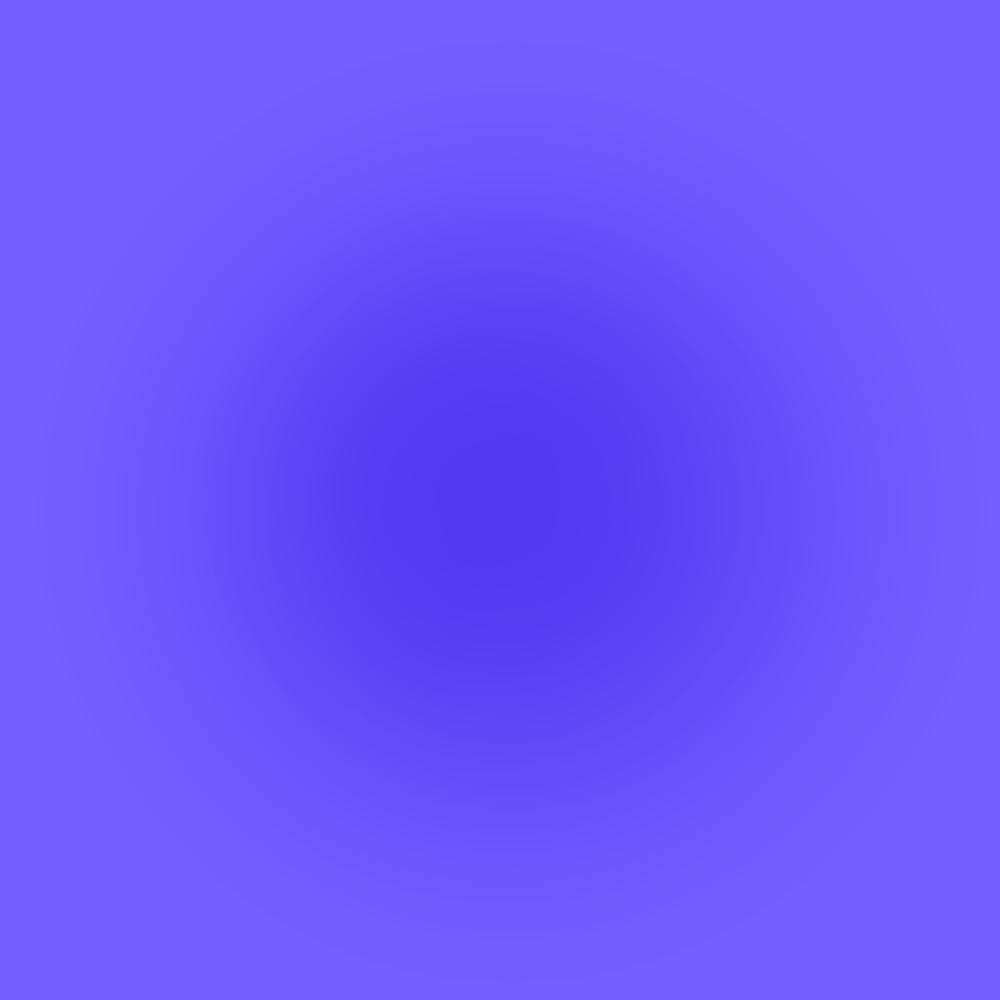
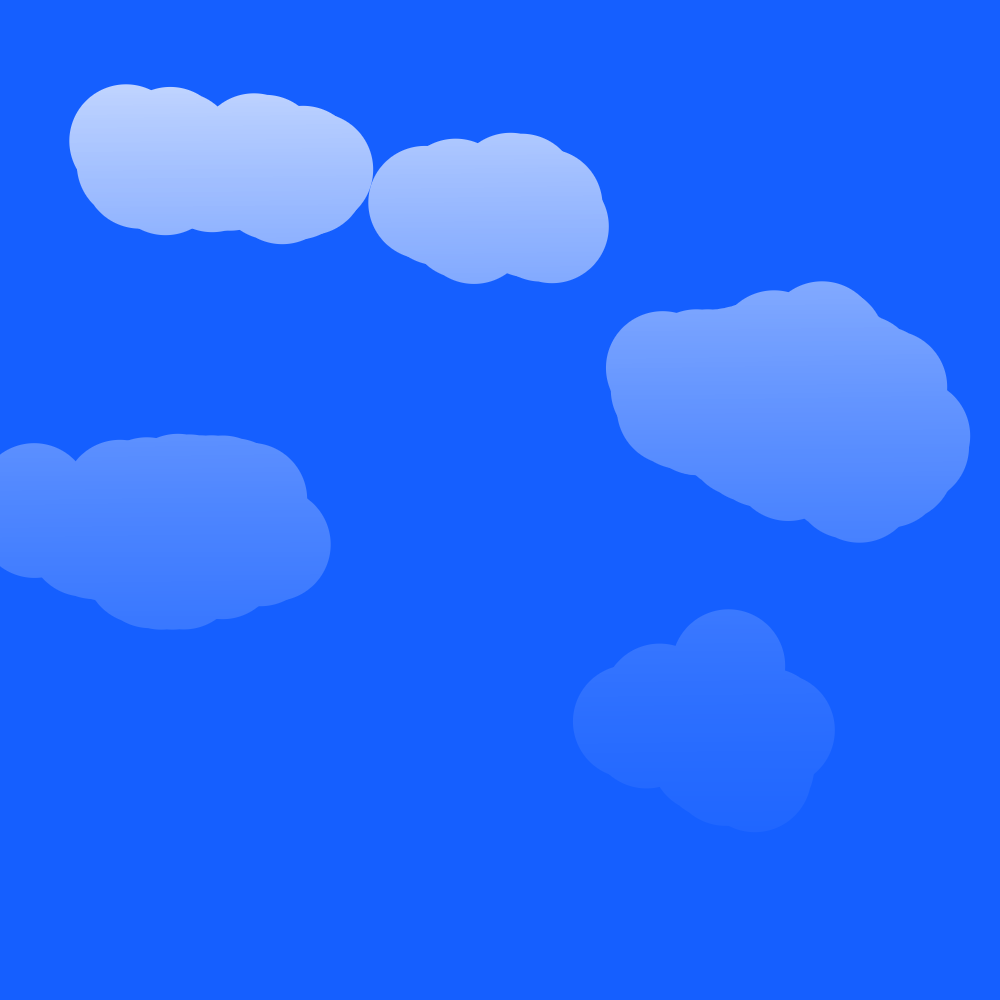
Revision of a layered (1000, 1000) image; what changed, layer by layer:
painted on "Paint Layer 1" over <box>0,0,1000,1000</box>
added layer "Background" over <box>0,0,1000,1000</box>
